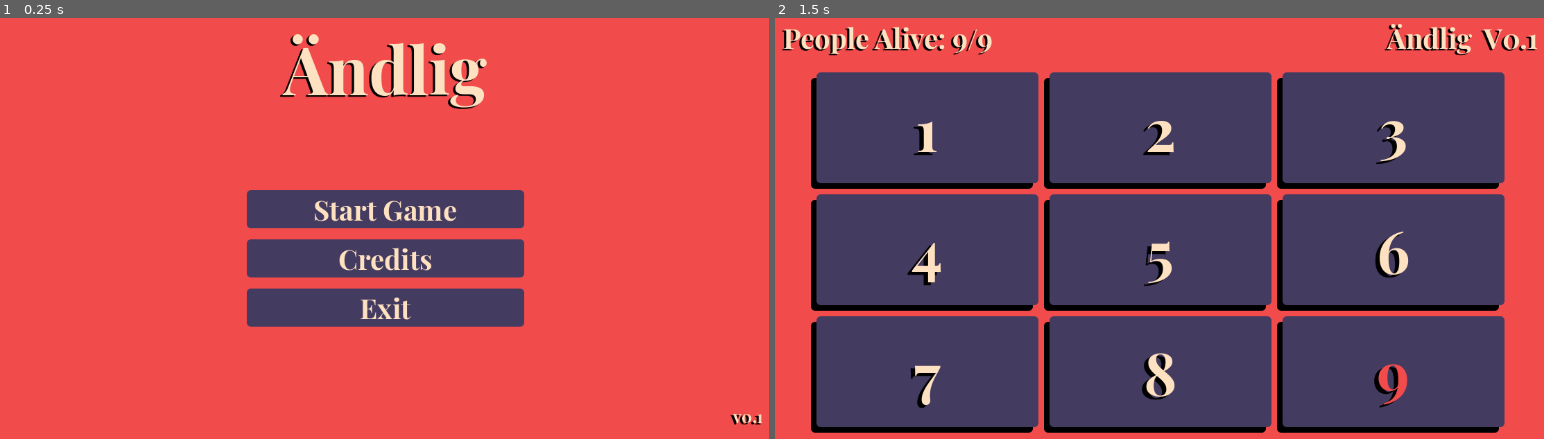
Above: before the commit, frames 1-2 (left to right).
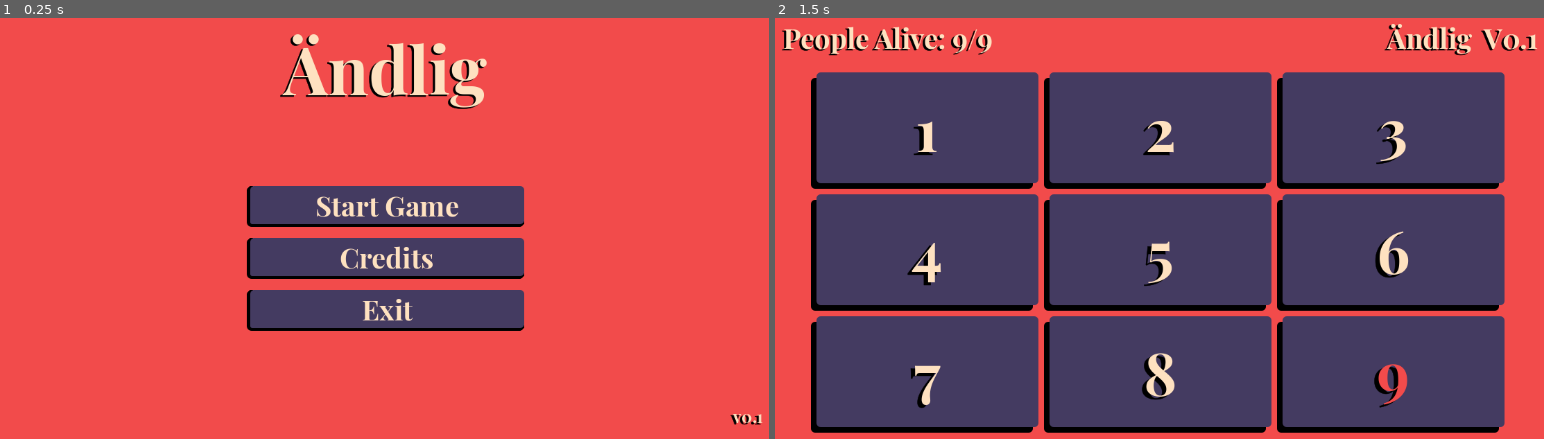
Above: after the commit, the same moments.

Repository: TheTwoBoom/andlig
Game: Godot game, scene res://scenes/menu.tscn
Same seed, same stepped clock (60 frames per second), same inputs: the game is played once before the commit and once after it.
Inputs:
- Up to frame 1 (0.25 s): no input
- Up to frame 2 (1.5 s): click "Start Game" at 0.5 s; tap Enter at 1.25 s; hold Right from 1.28 s (still down); tap Alt at 1.35 s

The runs differ from the first frame. In frame 1, 3.0% of the frame differs, in the area x 32-69%, y 39-75%; in frame 2, nothing differs.

Commit message:
stylig for buttons (shadow)

Diff:
--- a/assets/font/font.tres
+++ b/assets/font/font.tres
@@ -4,14 +4,21 @@
 
 [sub_resource type="StyleBoxFlat" id="StyleBoxFlat_m762r"]
 bg_color = Color(0.105875395, 0.08494029, 0.16250047, 1)
+border_width_left = 5
+border_width_bottom = 4
+border_color = Color(0, 0, 0, 1)
 corner_radius_top_left = 6
 corner_radius_top_right = 6
 corner_radius_bottom_right = 6
 corner_radius_bottom_left = 6
 shadow_color = Color(0, 0, 0, 1)
+anti_aliasing = false
 
 [sub_resource type="StyleBoxFlat" id="StyleBoxFlat_jm5bn"]
 bg_color = Color(0.26666668, 0.23137255, 0.38039216, 1)
+border_width_left = 5
+border_width_bottom = 4
+border_color = Color(0, 0, 0, 1)
 corner_radius_top_left = 6
 corner_radius_top_right = 6
 corner_radius_bottom_right = 6
@@ -21,10 +28,13 @@
 [resource]
 default_font = ExtResource("1_jm5bn")
 Button/colors/font_color = Color(0.99607843, 0.88235295, 0.7529412, 1)
+Button/colors/font_focus_color = Color(0.9607843, 0.42745098, 0.42745098, 1)
+Button/colors/font_hover_color = Color(0.9607843, 0.42745098, 0.42745098, 1)
 Button/fonts/font = ExtResource("1_jm5bn")
 Button/styles/focus = SubResource("StyleBoxFlat_m762r")
 Button/styles/hover = SubResource("StyleBoxFlat_jm5bn")
 Button/styles/normal = SubResource("StyleBoxFlat_jm5bn")
+Button/styles/pressed = SubResource("StyleBoxFlat_m762r")
 Label/colors/font_color = Color(0.99607843, 0.88235295, 0.7529412, 1)
 Label/colors/font_shadow_color = Color(0, 0, 0, 1)
 Label/constants/shadow_offset_x = -3
